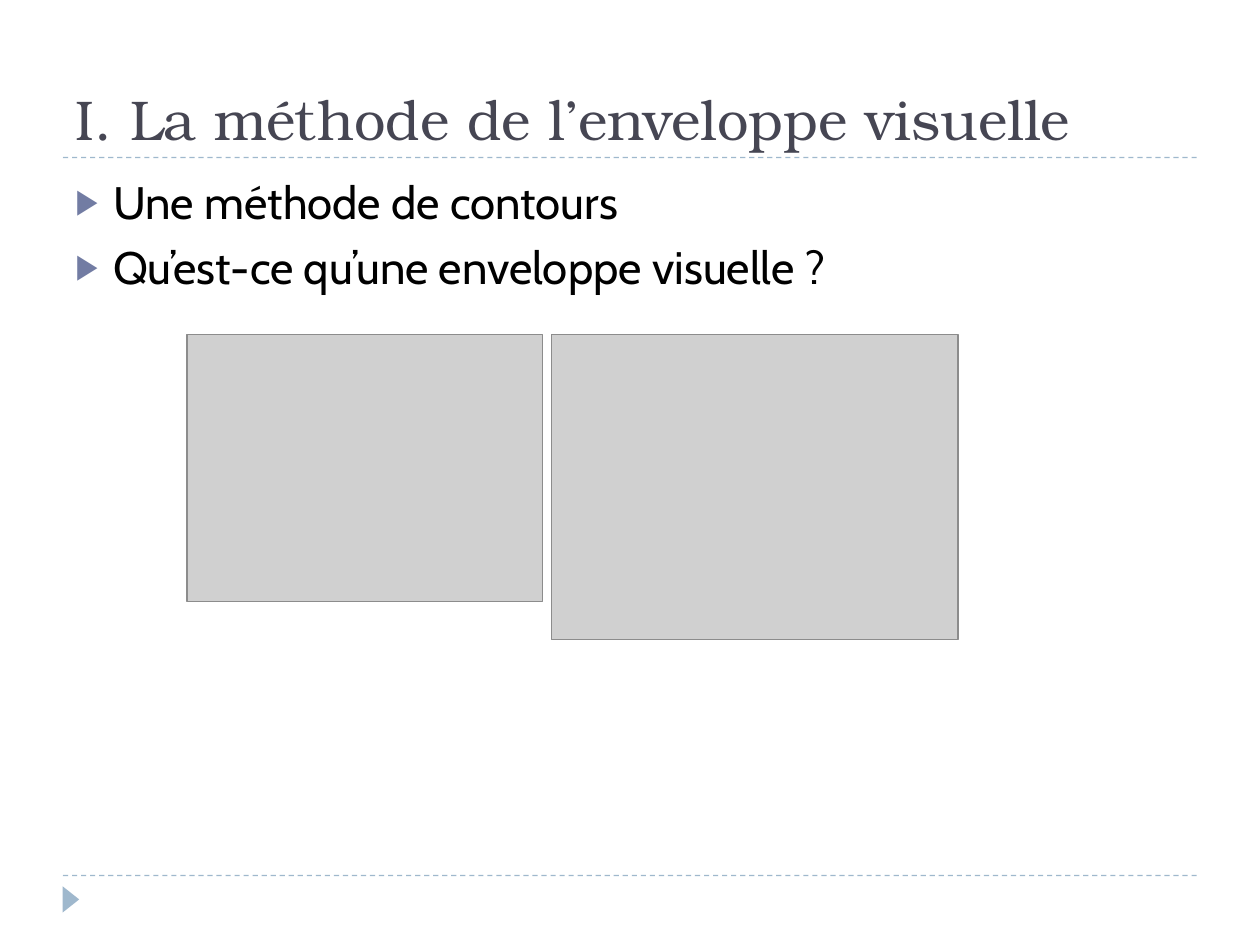
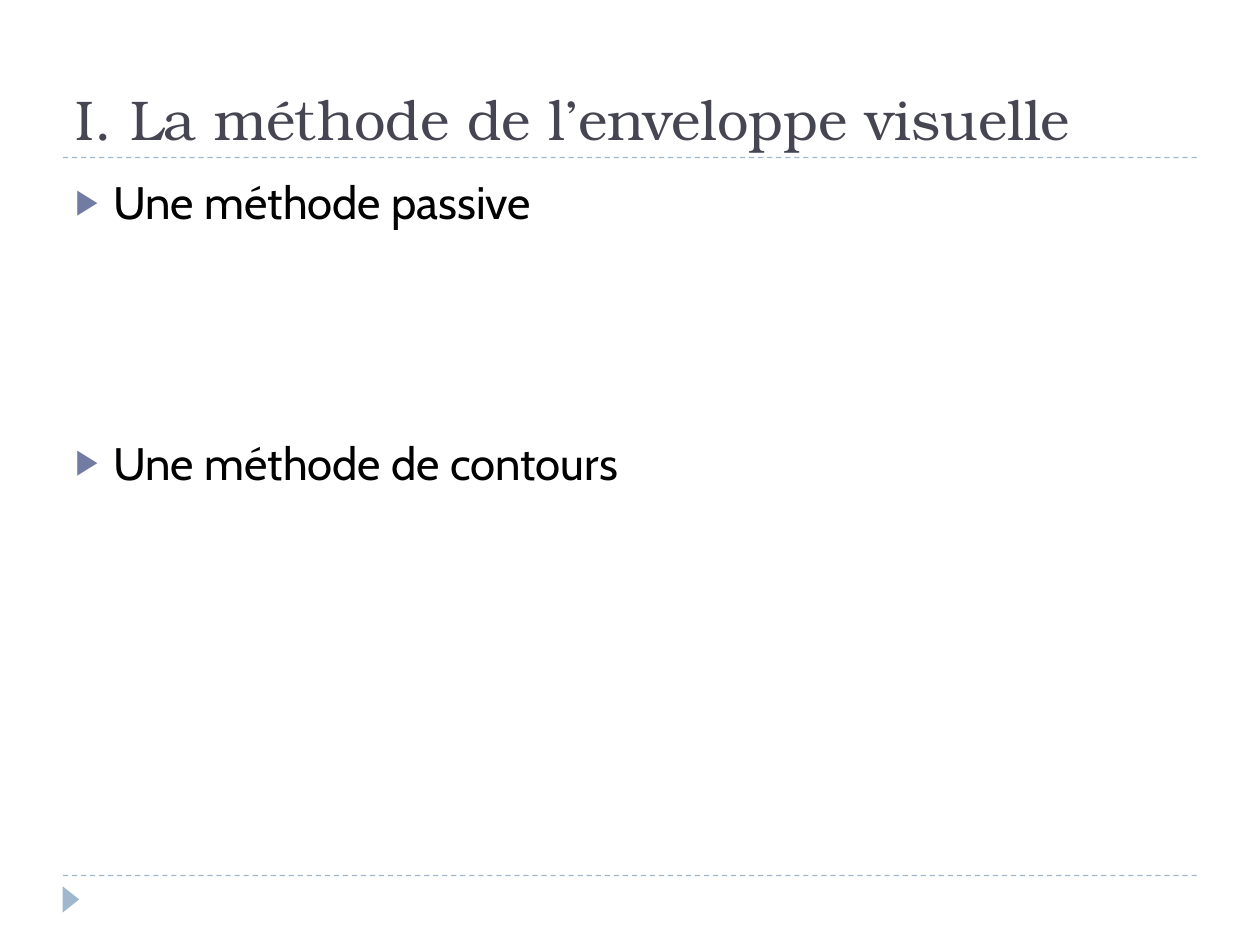
Before and after one commit to Involture/fuuusion, a slide deck: slide 3 of livrables/Oral/Presentation_Tim.pptx. Drawn at 1260x945 pixels with LibreOffice and Linux fonts; fonts in the diff are those of the drawing; grey boxes stand for pictures. Boxes give left, top, right and bottom in pixels: in the first picture for what was removed or moved away, otherwise in the second. Text is boxed around its words. In the diff, an @@ line names an element or a change of style, - is before the commit and + after.

```diff
--- a/livrables/Oral/Presentation_Tim.pptx
+++ b/livrables/Oral/Presentation_Tim.pptx
@@ text at (113,185,531,230): paragraph added @@
+▶ Une méthode passive
@@ text at (113,250,795,295): paragraph removed @@
-▶ Qu’est-ce qu’une enveloppe visuelle ?
@@ picture removed at (186,335,542,602) @@
@@ picture removed at (551,335,958,640) @@
```
Also in this commit, not shown: 2 other slides changed, 1 slide added, 1 slide removed, 33 other files.
